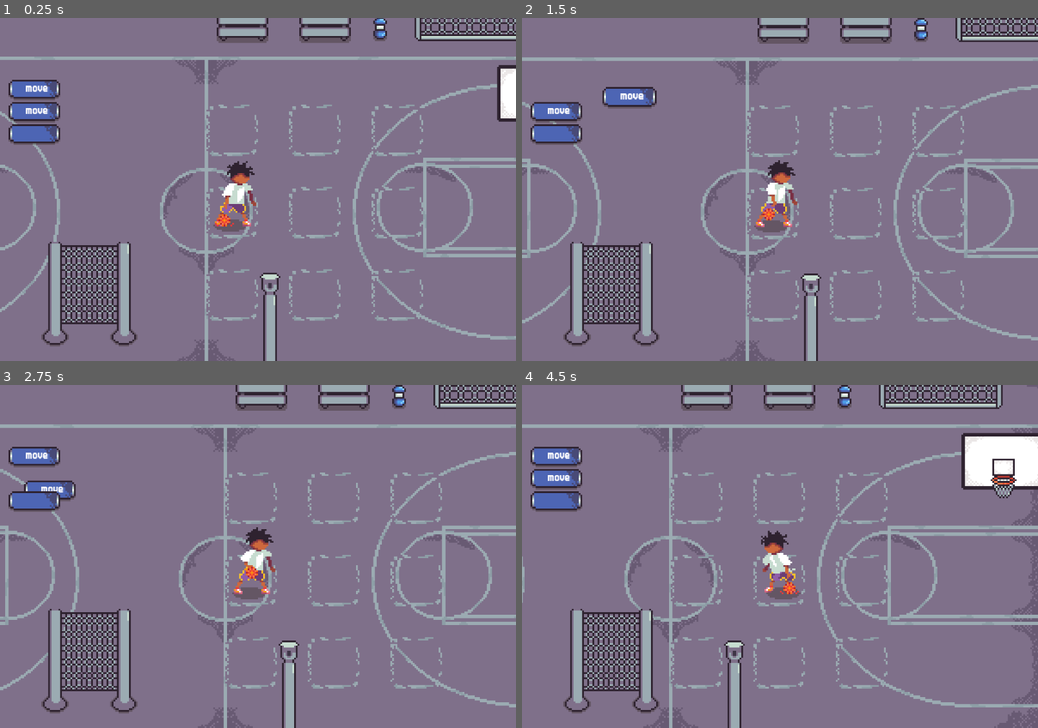
Above: before the commit, frames 1-4 (two rows, left to right).
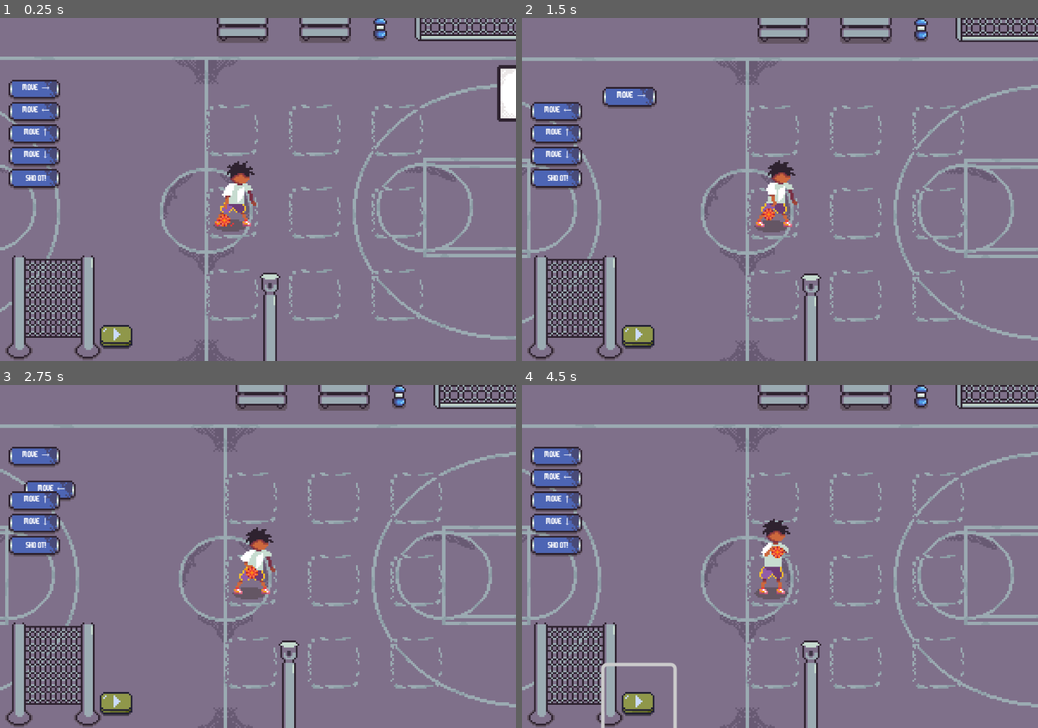
Above: after the commit, the same moments.

Repository: DarlanApenas/dunk-coding-2d
Game: Godot game, scene res://scenes/game.tscn
Same seed, same stepped clock (60 frames per second), same inputs: the game is played once before the commit and once after it.
Inputs (mouse positions are in pixels of both pictures, inside the frame that each line leads up to):
- Up to frame 1 (0.25 s): no input
- Up to frame 2 (1.5 s): click (640, 333) at 0.52 s; drag from (558, 90) to (831, 114) at 1.27 s
- Up to frame 3 (2.75 s): drag from (36, 477) to (232, 625) at 2.02 s
- Up to frame 4 (4.5 s): move the mouse to (558, 501) at 2.77 s; hold D (right) 2.78-3.5 s; tap R (dribble) at 2.85 s; click (558, 501) at 2.92 s; tap Space (shoot) at 3.05, 4.35 s; drag from (754, 625) to (558, 477) at 3.52 s; move the mouse to (934, 607) at 4.27 s; hold A (left) from 4.28 s (still down)

The runs differ from the first frame. In frame 1, 6.0% of the frame differs, in the area x 1-27%, y 19-100%; in frame 2, 6.0%; in frame 3, 5.9%; in frame 4, 21%, in the area x 0-100%, y 0-100%.

Commit message:
add move block's

Diff:
--- a/entites/block.tscn
+++ b/entites/block.tscn
@@ -11,7 +11,7 @@
 [sub_resource type="LabelSettings" id="LabelSettings_dbusf"]
 line_spacing = 0.0
 font = ExtResource("4_dbusf")
-font_size = 7
+font_size = 5
 
 [node name="Node2D" type="Node2D" unique_id=2138045806]
 script = ExtResource("1_lgte1")
@@ -27,11 +27,10 @@
 texture = ExtResource("1_4igxf")
 
 [node name="Label" type="Label" parent="Block" unique_id=104037561]
-offset_left = -18.0
+offset_left = -19.0
 offset_top = -11.0
-offset_right = 22.0
+offset_right = 21.0
 offset_bottom = 12.0
-text = "block ()"
 label_settings = SubResource("LabelSettings_dbusf")
 horizontal_alignment = 1
 vertical_alignment = 1
--- a/entites/drop_zone.tscn
+++ b/entites/drop_zone.tscn
@@ -2,6 +2,7 @@
 
 [ext_resource type="Script" uid="uid://bk5t33n0c65fk" path="res://scripts/drop_zone.gd" id="1_gj6d4"]
 [ext_resource type="Texture2D" uid="uid://dnuwcjvejbte3" path="res://resource/Decor/drop_zone.png" id="2_kloor"]
+[ext_resource type="Texture2D" uid="uid://cdtlkl3ajc0tl" path="res://resource/Decor/play-button.png" id="3_w41gp"]
 
 [node name="drop_zone" type="Node2D" unique_id=1435784591 groups=["zone"]]
 script = ExtResource("1_gj6d4")
@@ -13,3 +14,12 @@
 position = Vector2(-2, -6)
 texture = ExtResource("2_kloor")
 offset = Vector2(0, 26)
+
+[node name="RunButton" type="Button" parent="." unique_id=9749966]
+offset_left = 17.0
+offset_top = 16.0
+offset_right = 57.0
+offset_bottom = 56.0
+icon = ExtResource("3_w41gp")
+flat = true
+icon_alignment = 1
--- a/project.godot
+++ b/project.godot
@@ -18,6 +18,10 @@
 run/main_scene="uid://d2583tq7cmo45"
 config/features=PackedStringArray("4.6", "Forward Plus")
 config/icon="res://icon.svg"
+
+[autoload]
+
+GameEvents="*uid://di0h11i0ldeak"
 
 [display]
 
--- a/scenes/game.tscn
+++ b/scenes/game.tscn
@@ -4806,14 +4806,23 @@
 
 [node name="Block" parent="UI" unique_id=2138045806 instance=ExtResource("11_kvpfn")]
 position = Vector2(20, 41)
-block_type = "move"
+block_type = "MOVE →"
 
 [node name="Block2" parent="UI" unique_id=1094495301 instance=ExtResource("11_kvpfn")]
 position = Vector2(20, 54)
-block_type = "move"
+block_type = "MOVE ←"
 
 [node name="Block3" parent="UI" unique_id=1101247135 instance=ExtResource("11_kvpfn")]
 position = Vector2(20, 67)
+block_type = "MOVE ↑"
+
+[node name="Block4" parent="UI" unique_id=741082972 instance=ExtResource("11_kvpfn")]
+position = Vector2(20, 80)
+block_type = "MOVE ↓"
+
+[node name="Block5" parent="UI" unique_id=21002463 instance=ExtResource("11_kvpfn")]
+position = Vector2(20, 93)
+block_type = "SHOOT!"
 
 [node name="drop_zone" parent="UI" unique_id=1787792880 instance=ExtResource("12_dinhu")]
-position = Vector2(52, 140)
+position = Vector2(31, 148)
--- /dev/null
+++ b/scripts/GameEvents.gd
@@ -0,0 +1,3 @@
+extends Node
+
+signal run_pressed(stack: Array)
--- a/scripts/drop_zone.gd
+++ b/scripts/drop_zone.gd
@@ -1,11 +1,21 @@
 extends Node2D
 
-@export var accepted_types: Array[String] = ["","move"]
+@export var accepted_types: Array[String] = [
+	"MOVE ←",
+	"MOVE →",
+	"MOVE ↑",
+	"MOVE ↓",
+	"SHOOT!",
+	]
 @export var slot_height: float = 16.0
 @export var snap_radius: float = 15.0
 
+@onready var player: CharacterBody2D = $"../../Player"
+@onready var run_button: Button = $RunButton
 var stack: Array = []
 
+func _ready():
+	run_button.pressed.connect(_on_run_pressed)
 func try_add_block(block, insert_index: int = -1) -> bool:
 	if not block.block_type in accepted_types:
 		return false
@@ -35,3 +45,11 @@
 	for i in stack.size():
 		var block = stack[i]
 		block.rest_point = global_position + Vector2(0, i * slot_height)
+
+func _on_run_pressed():
+	GameEvents.run_pressed.emit(stack.duplicate())
+	for block in stack:
+		block.in_grid = false
+		block.current_zone = null
+		block.rest_point = block.origin_position
+	stack.clear()
--- a/scripts/player.gd
+++ b/scripts/player.gd
@@ -7,46 +7,37 @@
 @export var throw_arc := 350.0
 @export var grid: Node2D
 
-const SPEED := 60.0
+const SPEED := 100.0
 
 var is_doing_action := false
 var active_ball: Ball = null
 var is_shooting := false
 var ball_released := false
 
+var command_queue: Array = []
+var is_executing := false
+
 @export var sprite_offset: Vector2 = Vector2(0, 12)  # Offset para pés no chão
 var current_grid_pos: Vector2i = Vector2i(0, 1)
 var is_moving_grid := false
-var move_duration := 1
+var move_duration := 0.9
 
 func _ready():
-	# Tenta encontrar o grid automaticamente
 	if not grid:
 		grid = get_tree().get_first_node_in_group("grid")
-	# Posiciona o player na célula inicial [0,1]
 	if grid:
 		snap_to_grid(current_grid_pos.x, current_grid_pos.y)
-		# print("✓ Player iniciado na célula [0,1]")
+	GameEvents.run_pressed.connect(_on_run_pressed)
 
 func _physics_process(_delta: float) -> void:
 	if is_doing_action or is_moving_grid:
 		velocity = Vector2.ZERO
 		move_and_slide()
 		return
-
 	if Input.is_action_just_pressed("shoot"):
 		shoot()
 	if Input.is_action_just_pressed("dribble"):
 		play_dribble()
-	# Detecta input de movimento
-	if Input.is_action_just_pressed("right"):
-		move_grid(1, 0)
-	elif Input.is_action_just_pressed("left"):
-		move_grid(-1, 0)
-	elif Input.is_action_just_pressed("down"):
-		move_grid(0, 1)
-	elif Input.is_action_just_pressed("up"):
-		move_grid(0, -1)
 
 func move_grid(dx: int, dy: int):
 	if not grid or is_moving_grid:
@@ -55,8 +46,8 @@
 	var new_x = current_grid_pos.x + dx
 	var new_y = current_grid_pos.y + dy
 
-	# Valida movimento
 	if not grid.is_valid_cell(new_x, new_y):
+		execute_next_command()
 		return
 
 	# Atualiza flip baseado na direção
@@ -64,15 +55,10 @@
 		anim.flip_h = false
 	elif dx < 0:
 		anim.flip_h = true
-
-	# Inicia animação de correr
 	anim.play("run_wball")
-
-	# Move
 	current_grid_pos = Vector2i(new_x, new_y)
 	is_moving_grid = true
 
-	# Anima movimento
 	var target_pos = grid.get_cell_center(new_x, new_y)
 	animate_to_position(target_pos)
 
@@ -86,8 +72,9 @@
 
 func _on_move_finished():
 	is_moving_grid = false
-	# Volta para animação idle
 	anim.play("idle_bouncing")
+	if is_executing:
+		execute_next_command()
 
 func snap_to_grid(grid_x: int, grid_y: int):
 	if not grid:
@@ -160,3 +147,24 @@
 	is_doing_action = false
 	anim.animation_finished.disconnect(_on_action_finished)
 	anim.play("idle_bouncing")
+
+func _on_run_pressed(stack: Array):
+	command_queue.clear()
+	for block in stack:
+		command_queue.append(block.block_type)
+	execute_next_command()
+
+func execute_next_command():
+	if command_queue.is_empty():
+		is_executing = false
+		return
+	is_executing = true
+	var command = command_queue.pop_back()
+	match command:
+		"MOVE ↑":    move_grid(0, -1)
+		"MOVE ↓":   move_grid(0, 1)
+		"MOVE ←": move_grid(-1, 0)
+		"MOVE →":  move_grid(1, 0)
+		"SHOOT!":  shoot()
+		_:
+			execute_next_command()
Binary file added: resource/Decor/play-button.aseprite
Binary file added: resource/Decor/play-button.png
Not shown, added: resource/Decor/play-button.png.import
Not shown, added: scripts/GameEvents.gd.uid
